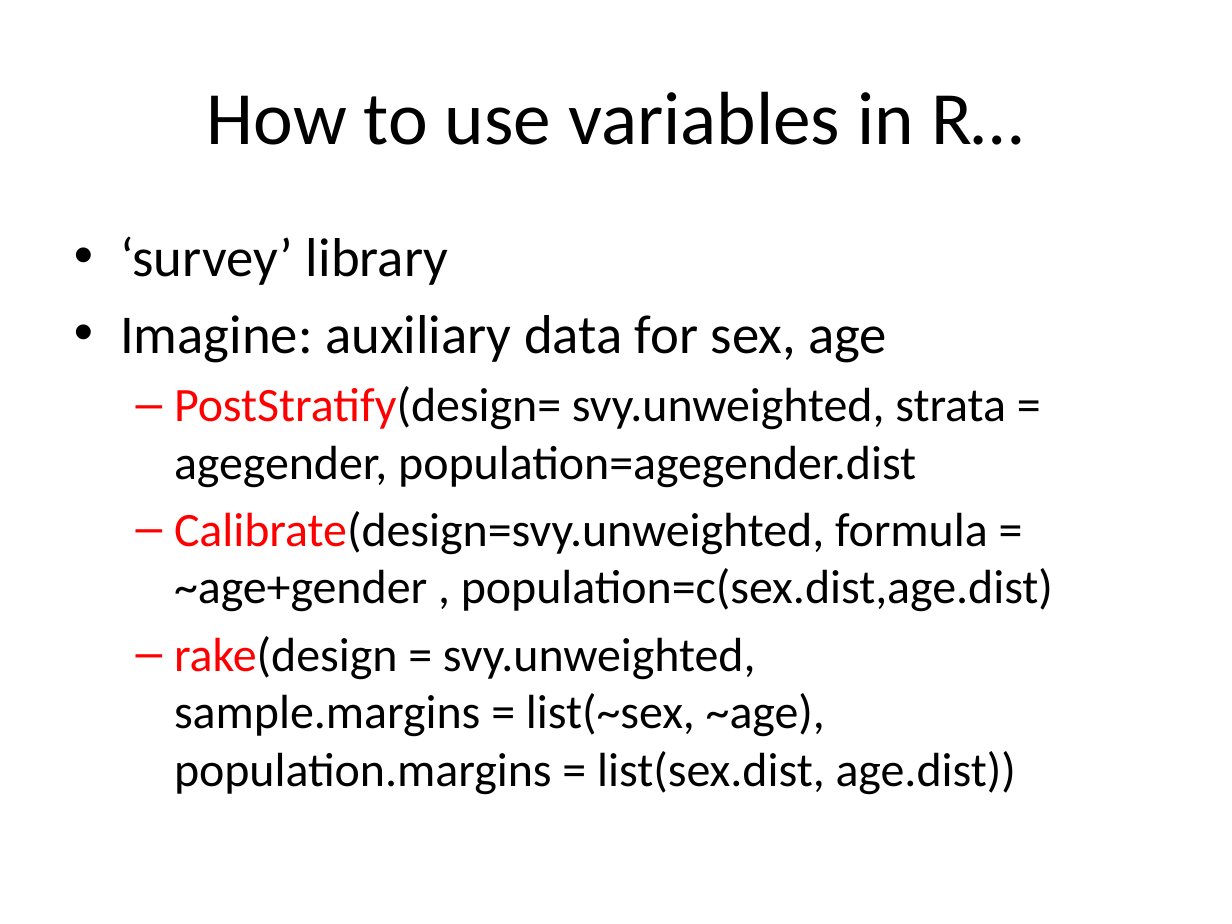
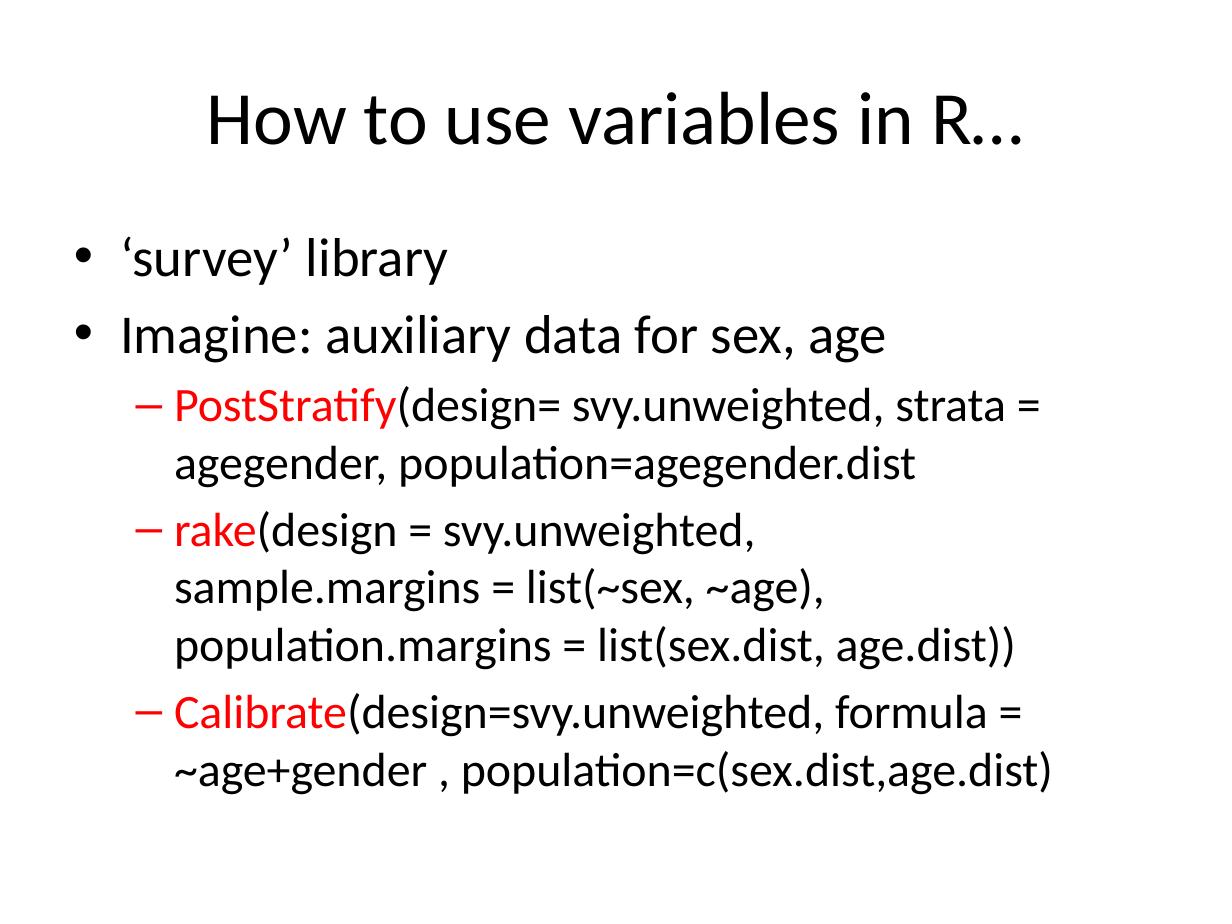
Before and after one commit to peterlugtig/peterlugtig.github.io, a slide deck: slide 49 of static/files/SDA/week10/lecture_week_10.pptx (slide 28 before the commit). Drawn at 1232x924 pixels with LibreOffice and Linux fonts; fonts in the diff are those of the drawing. Boxes give left, top, right and bottom in pixels: in the first picture for what was removed or moved away, otherwise in the second. Text is boxed around its words. In the diff, an @@ line names an element or a change of style, - is before the commit and + after.

```diff
--- a/static/files/SDA/week10/lecture_week_10.pptx
+++ b/static/files/SDA/week10/lecture_week_10.pptx
@@ text at [174, 511, 1016, 670]: paragraph added @@
+  – rake(design = svy.unweighted,
+    sample.margins = list(~sex, ~age),
+    population.margins = list(sex.dist, age.dist))
@@ text at [174, 636, 1016, 795]: paragraph removed @@
-  – rake(design = svy.unweighted,
-    sample.margins = list(~sex, ~age),
-    population.margins = list(sex.dist, age.dist))
```
Also in this commit, not shown: 3 other slides changed, 23 slides added, 2 slides removed, 23 other files.
